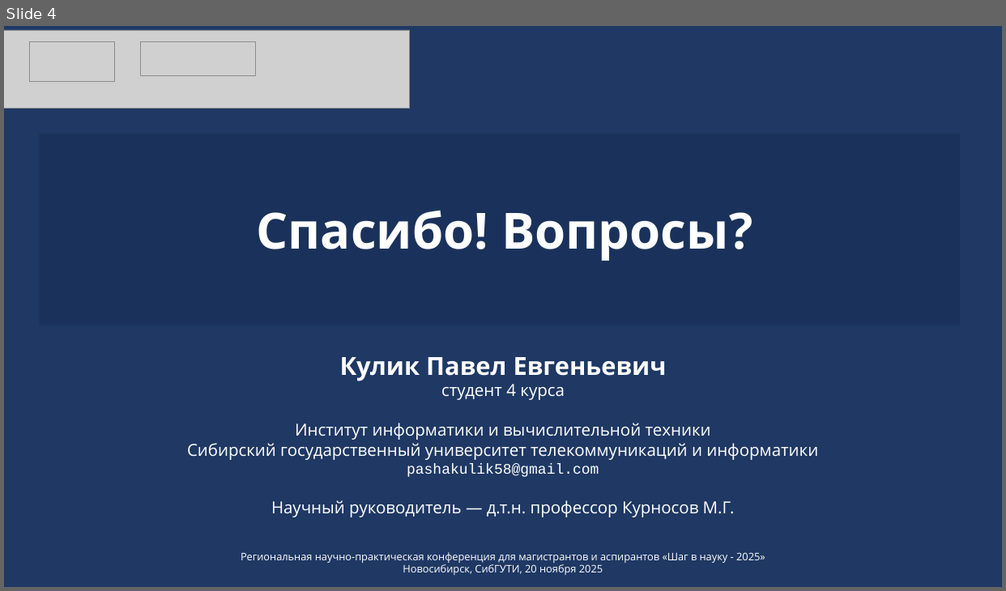
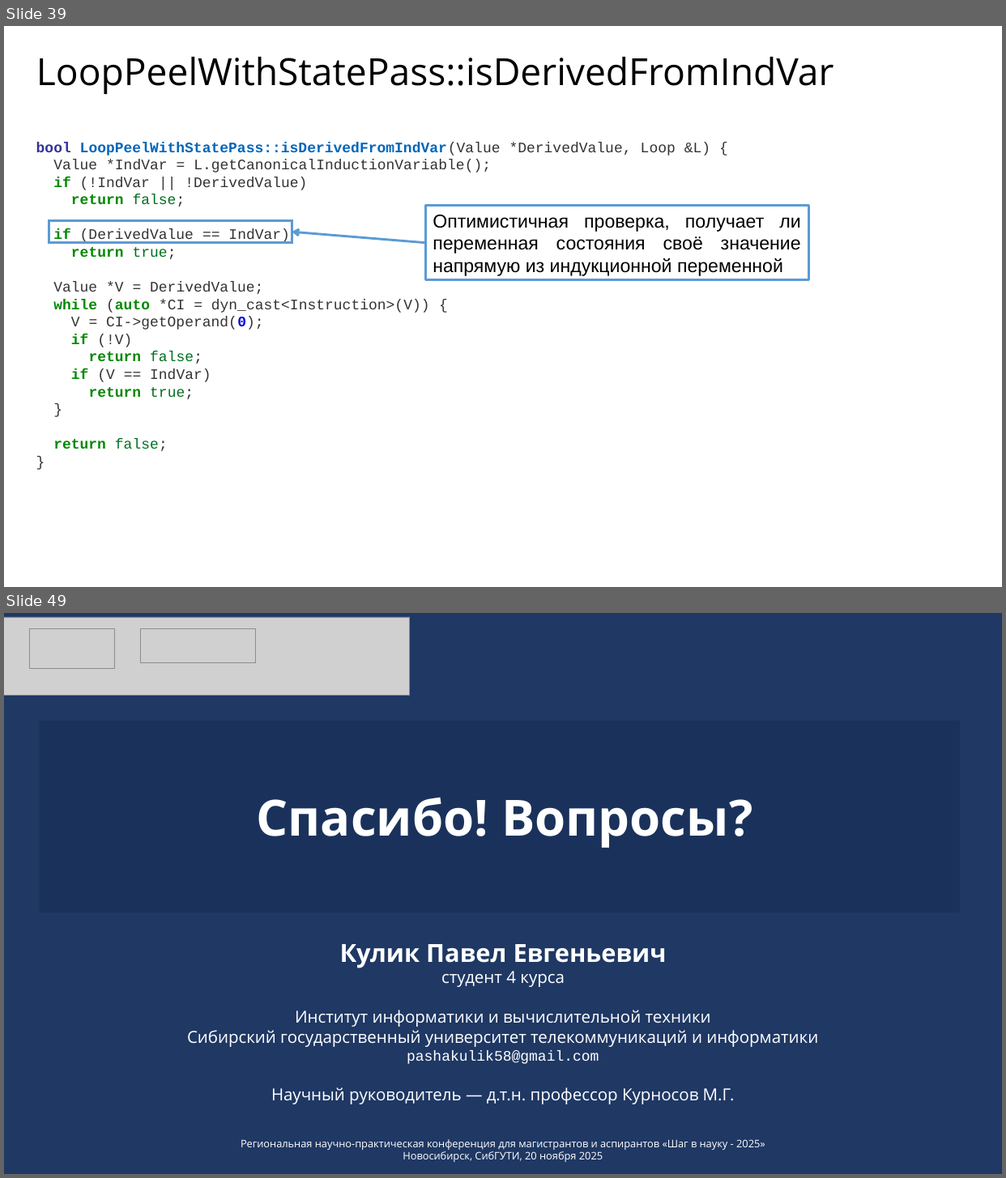
Before and after one commit to pahansan/step_in_science, a slide deck: presentation.pptx. Shown one above the other, each under a label of ours: slide 4 before the commit, slides 39 and 49 after it; the slides between them are not shown. The pictures are 1006x591 and 1006x1178 pixels, drawn with LibreOffice and Linux fonts; fonts in the diff are those of the drawing; grey boxes stand for pictures. Boxes give left, top, right and bottom in pixels: in the first picture for what was removed or moved away, otherwise in the second. Text is boxed around its words. In the diff, an @@ line names an element or a change of style, - is before the commit and + after.

```diff
--- a/presentation.pptx
+++ b/presentation.pptx
@@ slide 39 added at (4, 26, 1002, 587), background #FFFFFF @@
@@ text added at (36, 57, 834, 94), 36 pt, text #000000 @@
+LoopPeelWithStatePass::isDerivedFromIndVar
@@ text added at (36, 142, 710, 451), 14 pt, text #333333 @@
+bool LoopPeelWithStatePass::isDerivedFromIndVar(Value *DerivedValue, Loop &L) {
+Value *IndVar = L.getCanonicalInductionVariable();
+if (!IndVar || !DerivedValue)
+return false;
+if (DerivedValue == IndVar)
+return true;
+Value *V = DerivedValue;
+while (auto *CI = dyn_cast<Instruction>(V)) {
+V = CI->getOperand(0);
+if (!V)
+return false;
+if (V == IndVar)
+return true;
+}
+return false;
+}
@@ rectangle added at (425, 206, 809, 280), outline #5B9BD5 2.25 pt, 18 pt, text #000000 @@
+Оптимистичная проверка, получает ли переменная состояния своё значение напрямую из индукционной переменной
@@ rectangle added at (49, 221, 292, 243), outline #5B9BD5 2.25 pt @@
@@ arrow added from (425, 243) to (292, 232), #5B9BD5 2.25 pt @@
@@ what was slide 4 is now slide 49 @@
```
Also in this commit, not shown: 1 slide changed, 44 other slides added.
